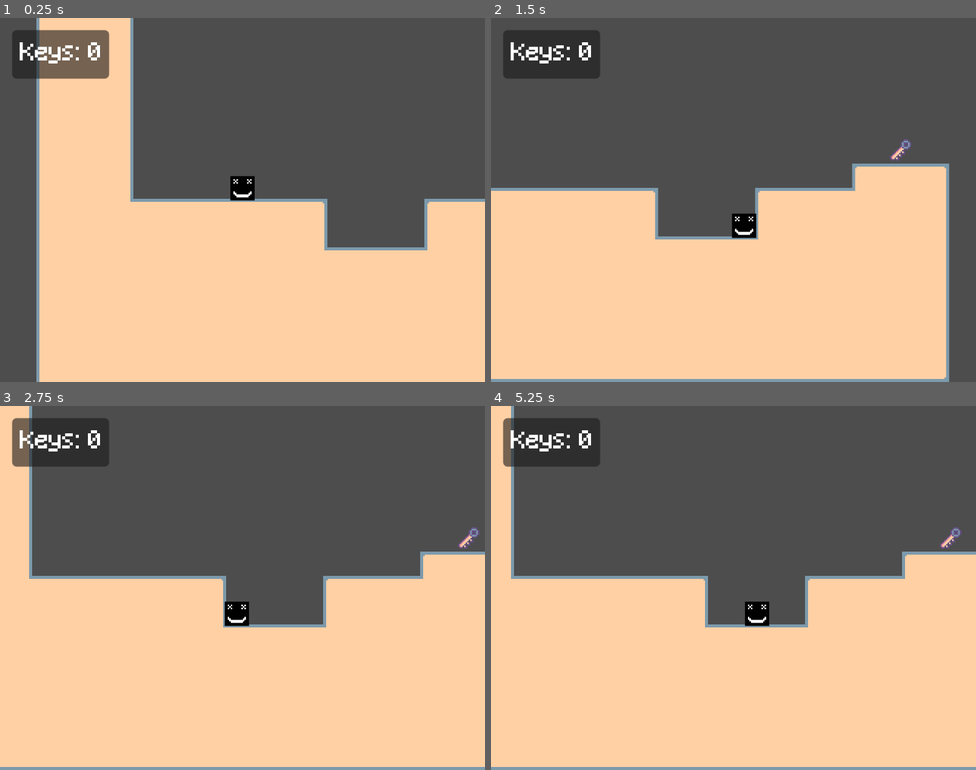
Above: before the commit, frames 1-4 (two rows, left to right).
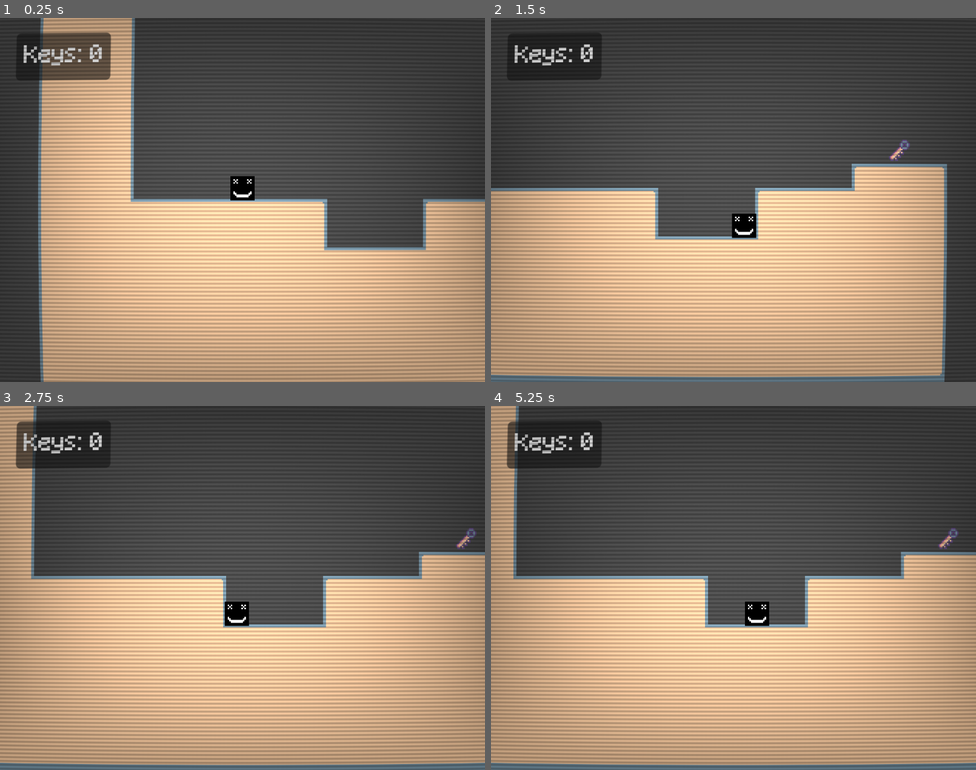
Above: after the commit, the same moments.

Repository: AashaStudios/DoodlyGameJam1
Game: Godot game, scene res://scenes/game.tscn
Same seed, same stepped clock (60 frames per second), same inputs: the game is played once before the commit and once after it.
Inputs:
- Up to frame 1 (0.25 s): no input
- Up to frame 2 (1.5 s): hold Z (interact) 0.53-1.28 s; hold Right (right) from 0.53 s (still down); tap Space (jump) at 0.77 s; tap Z (interact) at 1.35 s
- Up to frame 3 (2.75 s): tap Space (jump) at 1.52 s; release Right (right) at 2.03 s; hold Left (left) from 2.03 s (still down); hold Z (interact) from 2.03 s (still down)
- Up to frame 4 (5.25 s): release Left (left) at 2.78 s; release Z (interact) at 2.78 s; hold Right (right) 2.78-4.28 s; tap Z (interact) at 2.85, 4.35 s; tap Space (jump) at 3.02, 3.77, 4.52 s; hold Z (interact) 3.53-4.28 s; hold Left (left) 4.28-5.03 s; hold Right (right) from 5.03 s (still down); hold Z (interact) from 5.03 s (still down)

The runs differ from the first frame. In frame 1, 47% of the frame differs, in the area x 0-100%, y 0-100%; in frame 2, 44%; in frame 3, 47%; in frame 4, 47%.

Commit message:
Added Screen Effects

Diff:
--- /dev/null
+++ b/misc/screen_effect.gdshader
@@ -0,0 +1,36 @@
+shader_type canvas_item;
+
+uniform sampler2D SCREEN_TEXTURE : hint_screen_texture;
+uniform vec2 resolution = vec2(320.0, 180.0);
+
+uniform float scan_line_amount : hint_range(0.0, 1.0) = 0.5;
+uniform float warp_amount : hint_range(0.0, 1.0) = 0.05;
+uniform float vignette_amount : hint_range(0.0, 1.0) = 0.5;
+uniform float vignette_intensity : hint_range(0.0, 1.0) = 0.3;
+uniform float grille_amount : hint_range(0.0, 1.0) = 0.05;
+uniform float brightness_boost : hint_range(1.0, 2.0) = 1.2;
+
+void fragment() {
+    vec2 uv = SCREEN_UV;
+
+    vec2 delta = uv - 0.5;
+    float warp_factor = dot(delta, delta) * warp_amount;
+    uv += delta * warp_factor;
+
+    float scanline = sin(uv.y * resolution.y * PI) * 0.5 + 0.5;
+    scanline = mix(1.0, scanline, scan_line_amount * 0.5); // Réduit l'impact
+
+    float grille = mod(uv.x * resolution.x, 3.0) < 1.5 ? 0.95 : 1.05;
+    grille = mix(1.0, grille, grille_amount * 0.5);
+
+    vec3 color = texture(SCREEN_TEXTURE, uv).rgb * scanline * grille;
+
+    vec2 v_uv = uv * (1.0 - uv.xy);
+    float vignette = v_uv.x * v_uv.y * 15.0;
+    vignette = mix(1.0, vignette, vignette_amount * 0.7);
+
+    color *= vignette * brightness_boost;
+
+    COLOR.rgb = color;
+    COLOR.a = 1.0;
+}
--- a/scenes/game.tscn
+++ b/scenes/game.tscn
@@ -11,6 +11,7 @@
 [ext_resource type="PackedScene" uid="uid://dvp6228m821h1" path="res://scenes/level_transition.tscn" id="10_vtaks"]
 [ext_resource type="PackedScene" uid="uid://ck8asg1u2d0nc" path="res://scenes/level_2.tscn" id="11_kvpfn"]
 [ext_resource type="PackedScene" uid="uid://b2b60qxnmke04" path="res://scenes/hud.tscn" id="12_dinhu"]
+[ext_resource type="Shader" uid="uid://cik2s3qn4pkmu" path="res://misc/screen_effect.gdshader" id="12_kvuet"]
 
 [sub_resource type="WorldBoundaryShape2D" id="WorldBoundaryShape2D_iywne"]
 
@@ -52,6 +53,16 @@
 &"move": SubResource("Animation_u5sy4")
 }
 
+[sub_resource type="ShaderMaterial" id="ShaderMaterial_trtic"]
+shader = ExtResource("12_kvuet")
+shader_parameter/resolution = Vector2(320, 180)
+shader_parameter/scan_line_amount = 0.5
+shader_parameter/warp_amount = 0.05
+shader_parameter/vignette_amount = 0.5
+shader_parameter/vignette_intensity = 0.3
+shader_parameter/grille_amount = 0.05
+shader_parameter/brightness_boost = 1.2
+
 [node name="Game" type="Node2D" unique_id=1674291021]
 
 [node name="GameManager" type="Node" parent="." unique_id=1627714495]
@@ -176,6 +187,15 @@
 position = Vector2(1336, -88)
 level = ExtResource("11_kvpfn")
 
-[node name="CanvasLayer" type="CanvasLayer" parent="." unique_id=845095154]
-
-[node name="HUD" parent="CanvasLayer" unique_id=448685970 instance=ExtResource("12_dinhu")]
+[node name="UI" type="CanvasLayer" parent="." unique_id=845095154]
+
+[node name="HUD" parent="UI" unique_id=448685970 instance=ExtResource("12_dinhu")]
+
+[node name="ColorRect" type="ColorRect" parent="UI" unique_id=2094646883]
+material = SubResource("ShaderMaterial_trtic")
+anchors_preset = 15
+anchor_right = 1.0
+anchor_bottom = 1.0
+grow_horizontal = 2
+grow_vertical = 2
+mouse_filter = 2
Not shown, added: misc/screen_effect.gdshader.uid
